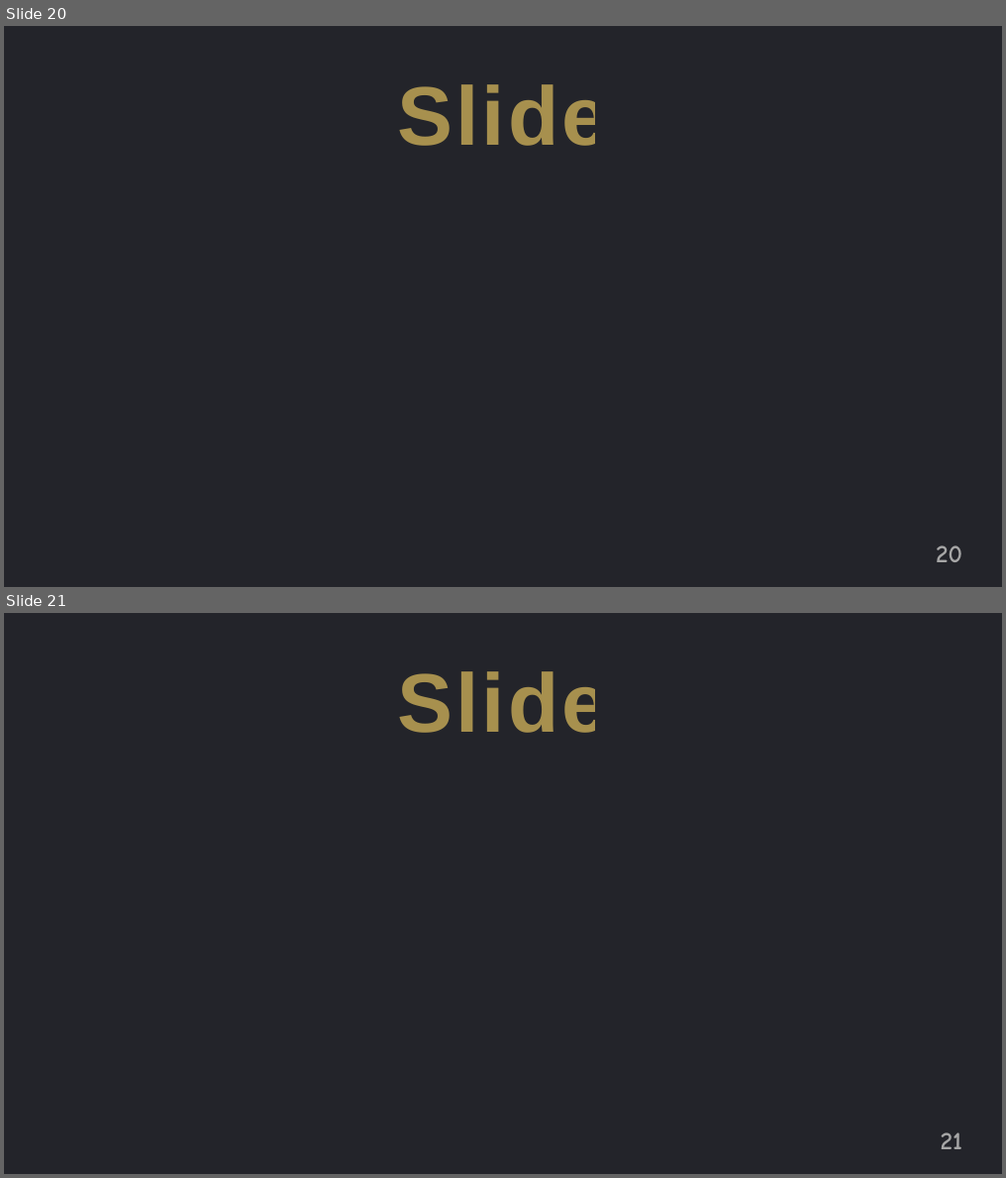
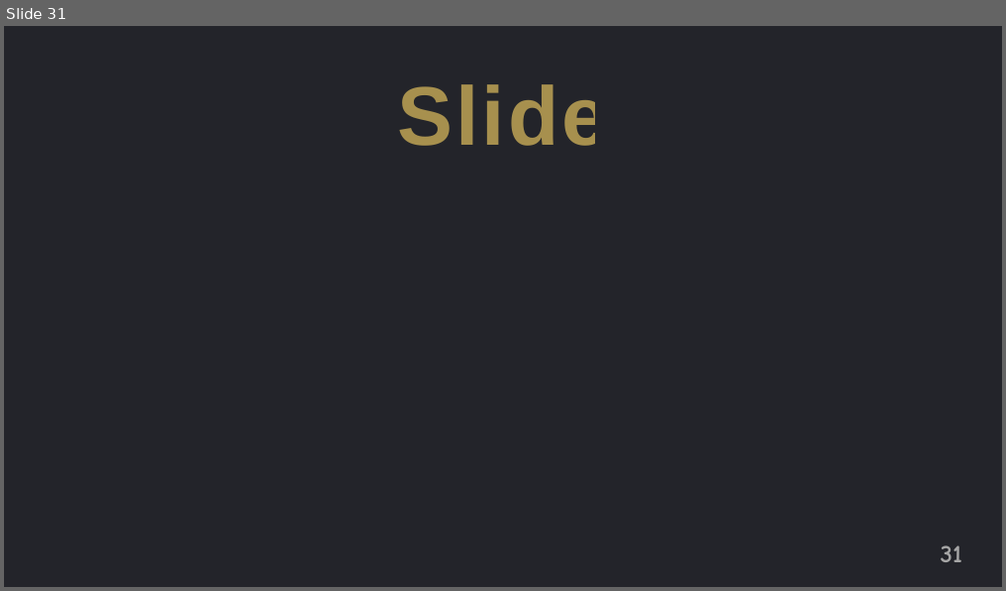
Before and after one commit to jguo108/My-Programming-Courses, a slide deck: Scratch for Newbies/Level2/1 Knock Knock/Note/Notes.pptx. Shown one above the other, each under a label of ours: slides 20 and 21 before the commit, slide 31 after it. The pictures are 1006x1178 and 1006x591 pixels, drawn with LibreOffice and Linux fonts; fonts in the diff are those of the drawing. Boxes give left, top, right and bottom in pixels: in the first picture for what was removed or moved away, otherwise in the second. Text is boxed around its words. In the diff, an @@ line names an element or a change of style, - is before the commit and + after.

```diff
--- a/Scratch for Newbies/Level2/1 Knock Knock/Note/Notes.pptx
+++ b/Scratch for Newbies/Level2/1 Knock Knock/Note/Notes.pptx
@@ slide 20 removed at (4, 26, 1002, 587), background #FFFFFF @@
@@ rectangle removed at (4, 26, 1002, 587) @@
@@ text removed at (397, 84, 608, 146) @@
-Slide
@@ page number removed at (936, 546, 962, 563) @@
-20
@@ what was slide 21 is now slide 31 @@
@@ page number at (941, 546, 962, 563): text changed @@
-21
+31
```
Also in this commit, not shown: 2 slides changed, 19 slides added, 8 other slides removed, 24 other files.
